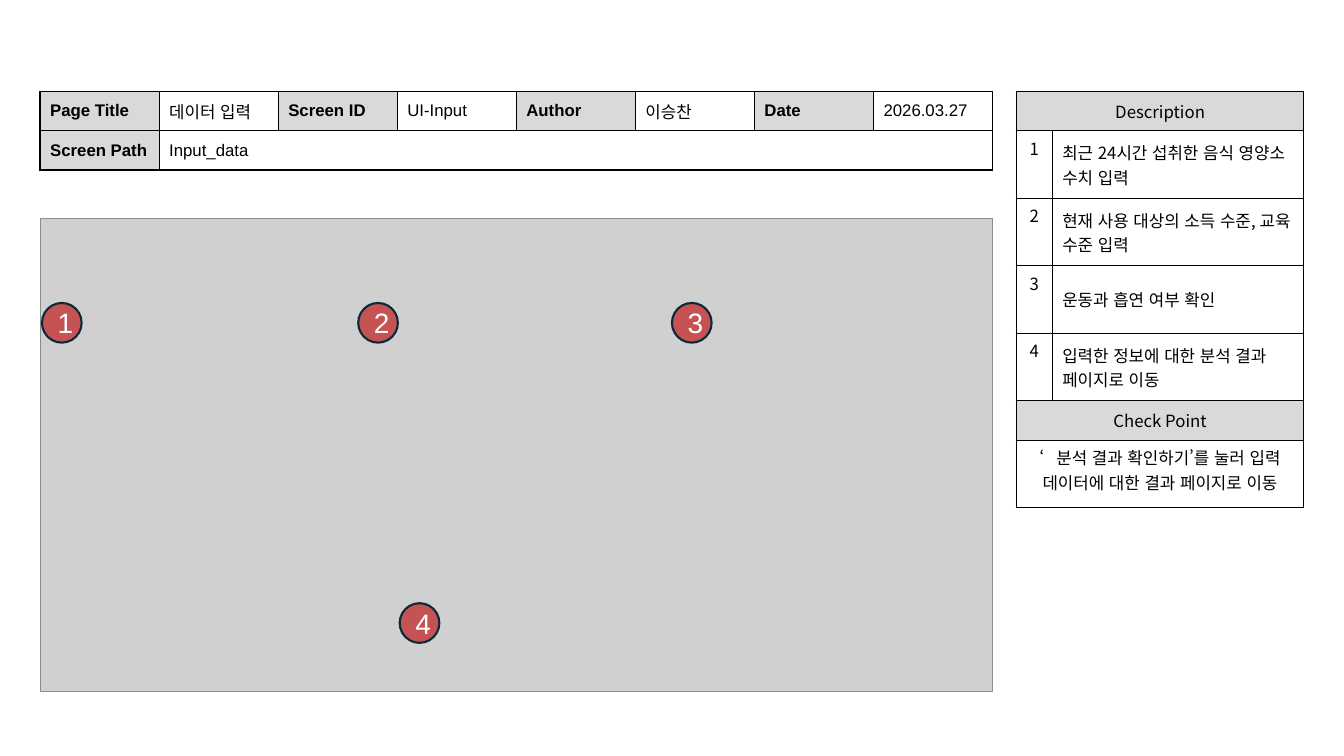
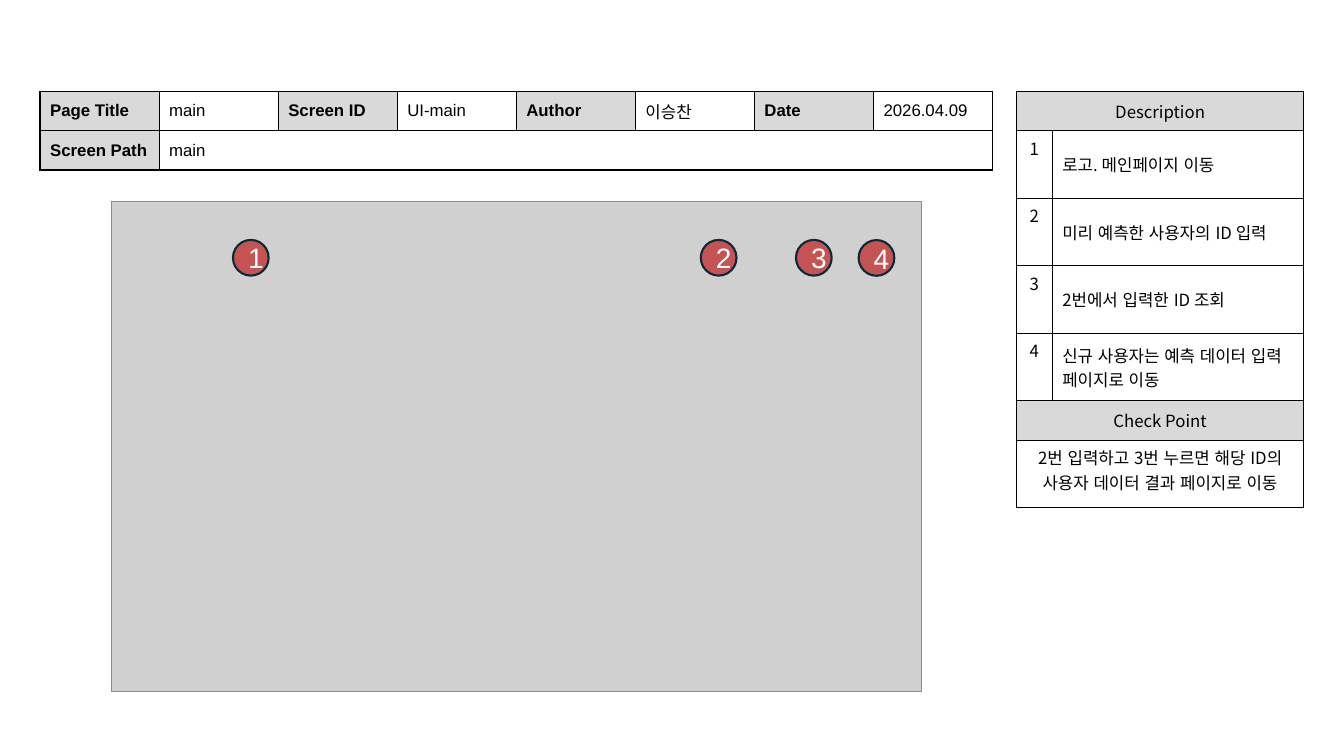
Before and after one commit to dc-inside/LeeSeungChan, a slide deck: slide 1 of 1차 프로젝트/기획/화면 설계서.pptx. Drawn at 1344x756 pixels with LibreOffice and Linux fonts; fonts in the diff are those of the drawing; grey boxes stand for pictures. Boxes give left, top, right and bottom in pixels: in the first picture for what was removed or moved away, otherwise in the second. Text is boxed around its words. In the diff, an @@ line names an element or a change of style, - is before the commit and + after.

```diff
--- a/1차 프로젝트/기획/화면 설계서.pptx
+++ b/1차 프로젝트/기획/화면 설계서.pptx
@@ table at [40,91,992,169] @@
-row 1: Page Title | 데이터 입력 | Screen ID | UI-Input | Author | 이승찬 | Date | 2026.03.27
+row 1: Page Title | main | Screen ID | UI-main | Author | 이승찬 | Date | 2026.04.09
-row 2, column 2: Input_data
+row 2, column 2: main
@@ table at [1016,91,1305,507] @@
-row 2, column 2: 최근 24시간 섭취한 음식 영양소 수치 입력
+row 2, column 2: 로고. 메인페이지 이동
-row 3, column 2: 현재 사용 대상의 소득 수준, 교육 수준 입력
+row 3, column 2: 미리 예측한 사용자의 ID 입력
-row 4, column 2: 운동과 흡연 여부 확인
+row 4, column 2: 2번에서 입력한 ID 조회
-row 5, column 2: 입력한 정보에 대한 분석 결과 페이지로 이동
+row 5, column 2: 신규 사용자는 예측 데이터 입력 페이지로 이동
-row 7, column 1: ‘분석 결과 확인하기’를 눌러 입력 데이터에 대한 결과 페이지로 이동
+row 7, column 1: 2번 입력하고 3번 누르면 해당 ID의 사용자 데이터 결과 페이지로 이동
@@ picture: place and size @@
-picture at [40,219,993,693]
+picture at [111,202,922,692]
@@ ellipse "1": place and size @@
-ellipse "1" at [42,303,82,343]
+ellipse "1" at [233,240,268,275]
@@ ellipse "2": place and size @@
-ellipse "2" at [358,303,397,343]
+ellipse "2" at [701,240,736,275]
@@ ellipse "3": place and size @@
-ellipse "3" at [673,303,712,343]
+ellipse "3" at [797,240,832,275]
@@ ellipse "4": place and size @@
-ellipse "4" at [400,603,440,642]
+ellipse "4" at [859,240,894,275]
```
Also in this commit, not shown: 2 other slides changed, 3 slides added, 1 slide removed, 1 other file.
